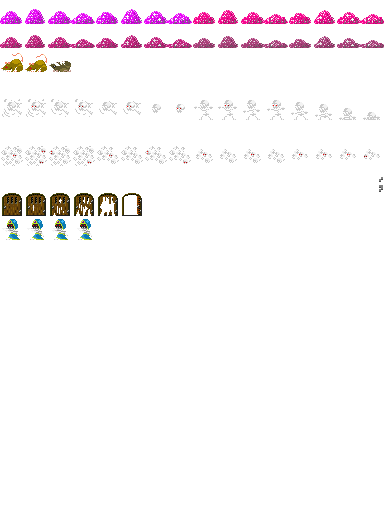
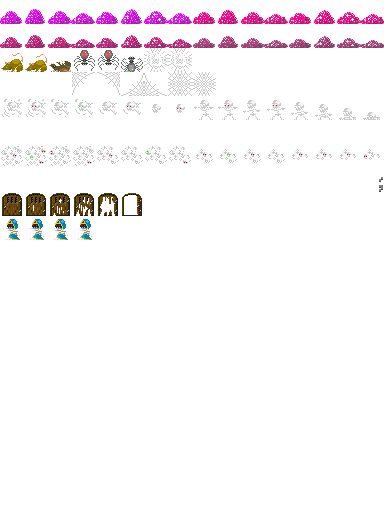
Layered file, before and after one edit (384×512). Changes by layer:
painted on "r" over left=5, top=48, right=230, bottom=158
